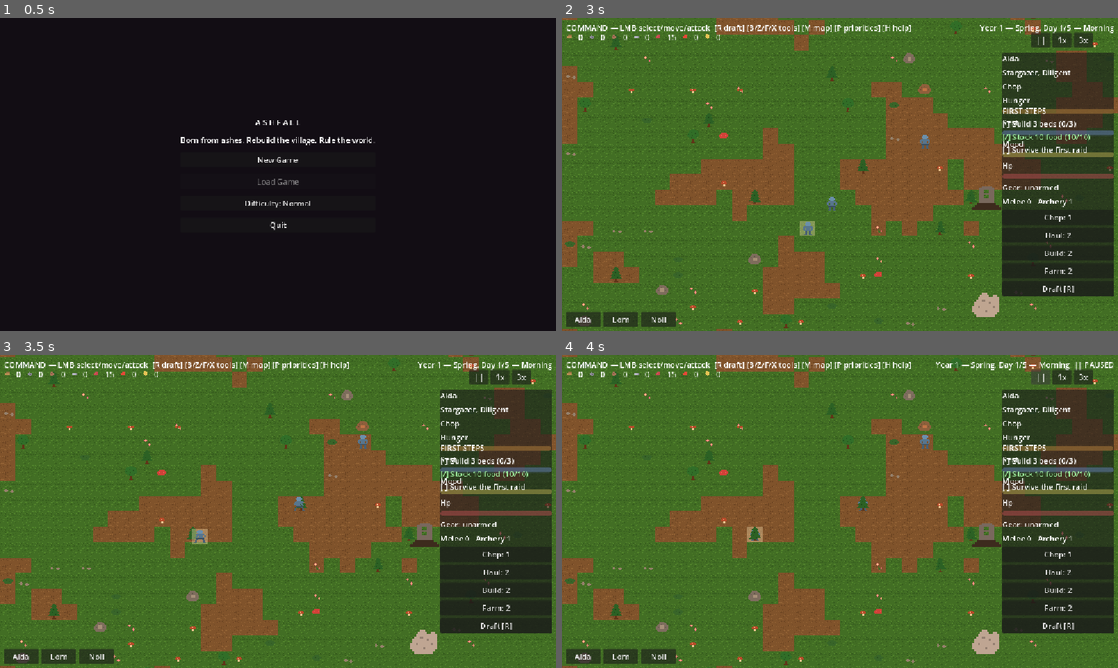
Above: before the commit, frames 1-4 (two rows, left to right).
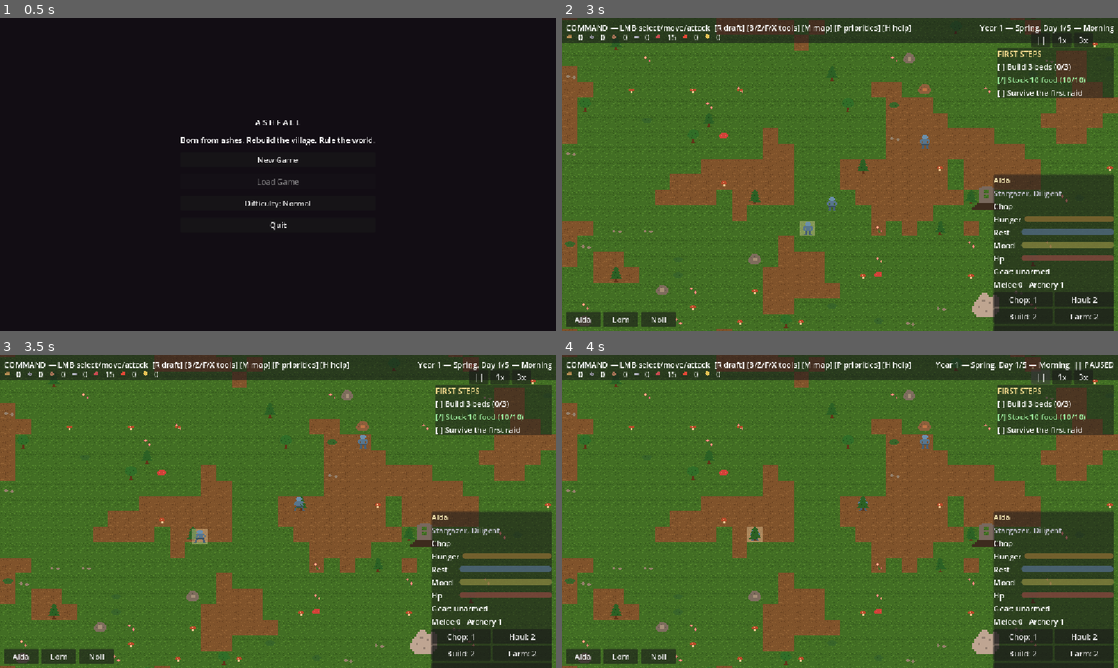
Above: after the commit, the same moments.

Repository: PakkaponBon/gameproject
Game: Godot game, scene res://scenes/main_menu.tscn
Two runs of this game, one before a commit and one after it. Both use one fixed random seed, a clock stepped at 60 frames per second and the inputs below.
Inputs:
- Up to frame 1 (0.5 s): no input
- Up to frame 2 (3 s): click "New Game" at 0.5 s; click "Continue" at 1.25 s; click "Continue" at 2 s; click "Skip" at 2.75 s
- Up to frame 3 (3.5 s): no input
- Up to frame 4 (4 s): click "||" at 3.5 s

Frame 1 is identical in both runs. In frame 2, 18% of the frame differs, in the area x 0-100%, y 0-100%; in frame 3, 18%; in frame 4, 20%.

Commit message:
UI layout fix: right-edge column, no more overlap
- FIRST STEPS objectives: top-right panel under speed buttons
- Notification feed: moved below objectives (top 165)
- Villager card: anchored bottom-right, compact label+bar rows,
  2x2 priority grid, Draft/Drop in one action row
- Translucent strip behind the top HUD so text reads over grass

Co-Authored-By: Claude Fable 5 <noreply@anthropic.com>

Diff:
--- a/scripts/hud.gd
+++ b/scripts/hud.gd
@@ -30,6 +30,15 @@
 
 func _ready() -> void:
 	resource_label.visible = false  # replaced by the icon row
+	# Translucent strip across the top so mode line / icons / calendar
+	# stop fighting the grass for contrast. Drawn first = behind everything.
+	var backdrop := ColorRect.new()
+	backdrop.color = Color(0.08, 0.07, 0.1, 0.55)
+	backdrop.anchor_right = 1.0
+	backdrop.offset_bottom = 52.0
+	backdrop.mouse_filter = Control.MOUSE_FILTER_IGNORE
+	add_child(backdrop)
+	move_child(backdrop, 0)
 	var row := HBoxContainer.new()
 	row.offset_left = 8.0
 	row.offset_top = 28.0
@@ -56,7 +65,7 @@
 	_feed.anchor_right = 1.0
 	_feed.offset_left = -420.0
 	_feed.offset_right = -8.0
-	_feed.offset_top = 64.0
+	_feed.offset_top = 165.0  # below the FIRST STEPS panel (top 62 + ~90 tall)
 	add_child(_feed)
 	var speed_row := HBoxContainer.new()
 	speed_row.anchor_left = 1.0
--- a/scripts/objective_tracker.gd
+++ b/scripts/objective_tracker.gd
@@ -12,15 +12,20 @@
 @onready var main: Node2D = get_parent()
 
 func _ready() -> void:
+	# Top-right, under the speed buttons; backdrop for legibility.
+	var panel := PanelContainer.new()
+	panel.anchor_left = 1.0
+	panel.anchor_right = 1.0
+	panel.offset_left = -250.0
+	panel.offset_right = -8.0
+	panel.offset_top = 62.0
+	panel.self_modulate = Color(1, 1, 1, 0.85)
+	add_child(panel)
 	_box = VBoxContainer.new()
-	_box.anchor_left = 1.0
-	_box.anchor_right = 1.0
-	_box.offset_left = -240.0
-	_box.offset_right = -8.0
-	_box.offset_top = 180.0
-	add_child(_box)
+	panel.add_child(_box)
 	var title := Label.new()
 	title.text = "FIRST STEPS"
+	title.modulate = Color(0.95, 0.85, 0.55)
 	_box.add_child(title)
 	for id in ["beds", "food", "raid"]:
 		var label := Label.new()
--- a/scripts/villager_panel.gd
+++ b/scripts/villager_panel.gd
@@ -58,68 +58,86 @@
 	_drop_button.visible = pawn.combat.weapon_id != ""
 
 func _build_ui() -> void:
+	# Bottom-right corner: never collides with objectives or the feed.
 	var panel := PanelContainer.new()
 	panel.anchor_left = 1.0
 	panel.anchor_right = 1.0
-	panel.anchor_top = 0.5
-	panel.anchor_bottom = 0.5
-	panel.offset_left = -240.0
+	panel.anchor_top = 1.0
+	panel.anchor_bottom = 1.0
+	panel.offset_left = -258.0
 	panel.offset_right = -8.0
-	panel.offset_top = -160.0
-	panel.offset_bottom = 160.0
-	panel.grow_horizontal = Control.GROW_DIRECTION_BEGIN
-	panel.grow_vertical = Control.GROW_DIRECTION_BOTH
+	panel.offset_top = -324.0
+	panel.offset_bottom = -8.0
+	panel.self_modulate = Color(1, 1, 1, 0.92)
 	add_child(panel)
 	var box := VBoxContainer.new()
-	box.add_theme_constant_override("separation", 6)
+	box.add_theme_constant_override("separation", 4)
 	panel.add_child(box)
 	_name_label = _label(box)
+	_name_label.modulate = Color(0.95, 0.9, 0.7)
 	_traits_label = _label(box)
+	_traits_label.modulate = Color(0.75, 0.75, 0.8)
 	_activity_label = _label(box)
+	# Compact label+bar rows instead of stacked pairs.
 	var bar_tints := {
 		"hunger": Color(0.9, 0.65, 0.3), "rest": Color(0.5, 0.65, 0.9),
 		"mood": Color(0.9, 0.85, 0.4), "hp": Color(0.9, 0.4, 0.4),
 	}
 	for key: String in bar_tints:
-		box.add_child(_label_for(key))
+		var row := HBoxContainer.new()
+		row.add_theme_constant_override("separation", 6)
+		var tag := Label.new()
+		tag.text = key.capitalize()
+		tag.custom_minimum_size = Vector2(52, 0)
+		row.add_child(tag)
 		var bar := ProgressBar.new()
 		bar.max_value = 100.0
 		bar.show_percentage = false
-		bar.custom_minimum_size = Vector2(0, 10)
+		bar.custom_minimum_size = Vector2(0, 12)
+		bar.size_flags_horizontal = Control.SIZE_EXPAND_FILL
+		bar.size_flags_vertical = Control.SIZE_SHRINK_CENTER
 		bar.modulate = bar_tints[key]
-		box.add_child(bar)
+		row.add_child(bar)
+		box.add_child(row)
 		_bars[key] = bar
 	_gear_label = _label(box)
 	_skills_label = _label(box)
+	# Priorities as a tight 2x2 grid.
+	var grid := GridContainer.new()
+	grid.columns = 2
+	grid.add_theme_constant_override("h_separation", 4)
+	grid.add_theme_constant_override("v_separation", 4)
+	box.add_child(grid)
 	var jobs := {Job.Type.CHOP: "Chop", Job.Type.HAUL: "Haul", Job.Type.BUILD: "Build", Job.Type.PLANT: "Farm"}
 	for type: int in jobs:
 		var btn := Button.new()
 		btn.set_meta("job_name", jobs[type])
+		btn.size_flags_horizontal = Control.SIZE_EXPAND_FILL
+		btn.tooltip_text = "Click to cycle: 1 (first) > 2 > 3 > off"
 		btn.pressed.connect(func() -> void:
 			pawn.cycle_priority(type)
 			refresh())
-		box.add_child(btn)
+		grid.add_child(btn)
 		_priority_buttons[type] = btn
+	var actions := HBoxContainer.new()
+	actions.add_theme_constant_override("separation", 4)
+	box.add_child(actions)
 	_draft_button = Button.new()
+	_draft_button.size_flags_horizontal = Control.SIZE_EXPAND_FILL
 	_draft_button.tooltip_text = "Drafted villagers follow your orders and ignore work/needs."
 	_draft_button.pressed.connect(func() -> void:
 		pawn.set_drafted(not pawn.drafted)
 		refresh())
-	box.add_child(_draft_button)
+	actions.add_child(_draft_button)
 	_drop_button = Button.new()
 	_drop_button.text = "Drop weapon"
 	_drop_button.tooltip_text = "Leave the weapon here so another villager can claim it."
 	_drop_button.pressed.connect(func() -> void:
 		pawn.combat.unequip()
 		refresh())
-	box.add_child(_drop_button)
+	actions.add_child(_drop_button)
 
 func _label(box: VBoxContainer) -> Label:
 	var label := Label.new()
 	box.add_child(label)
 	return label
-
-func _label_for(key: String) -> Label:
-	var label := Label.new()
-	label.text = key.capitalize()
-	return label
